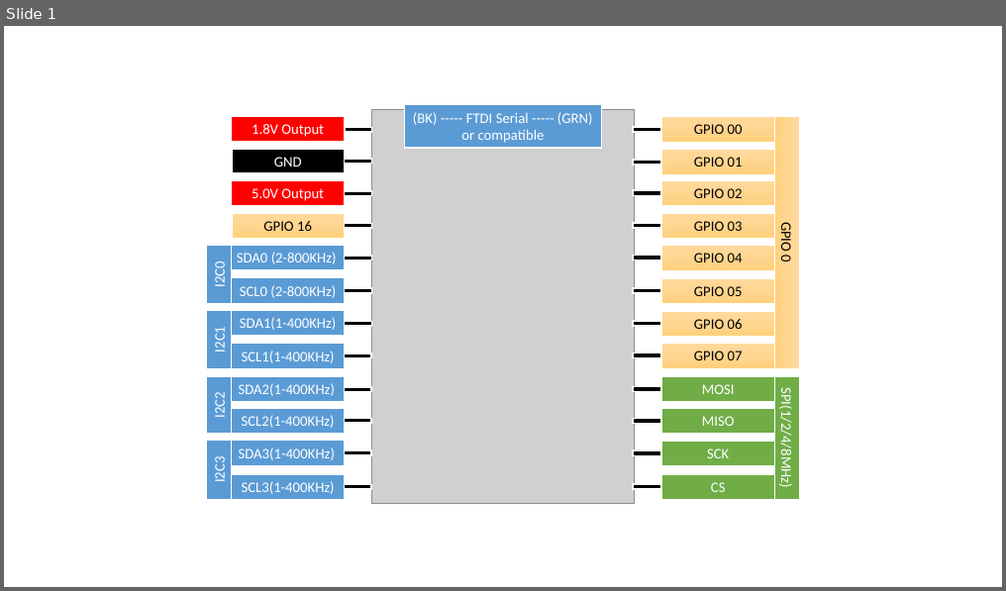
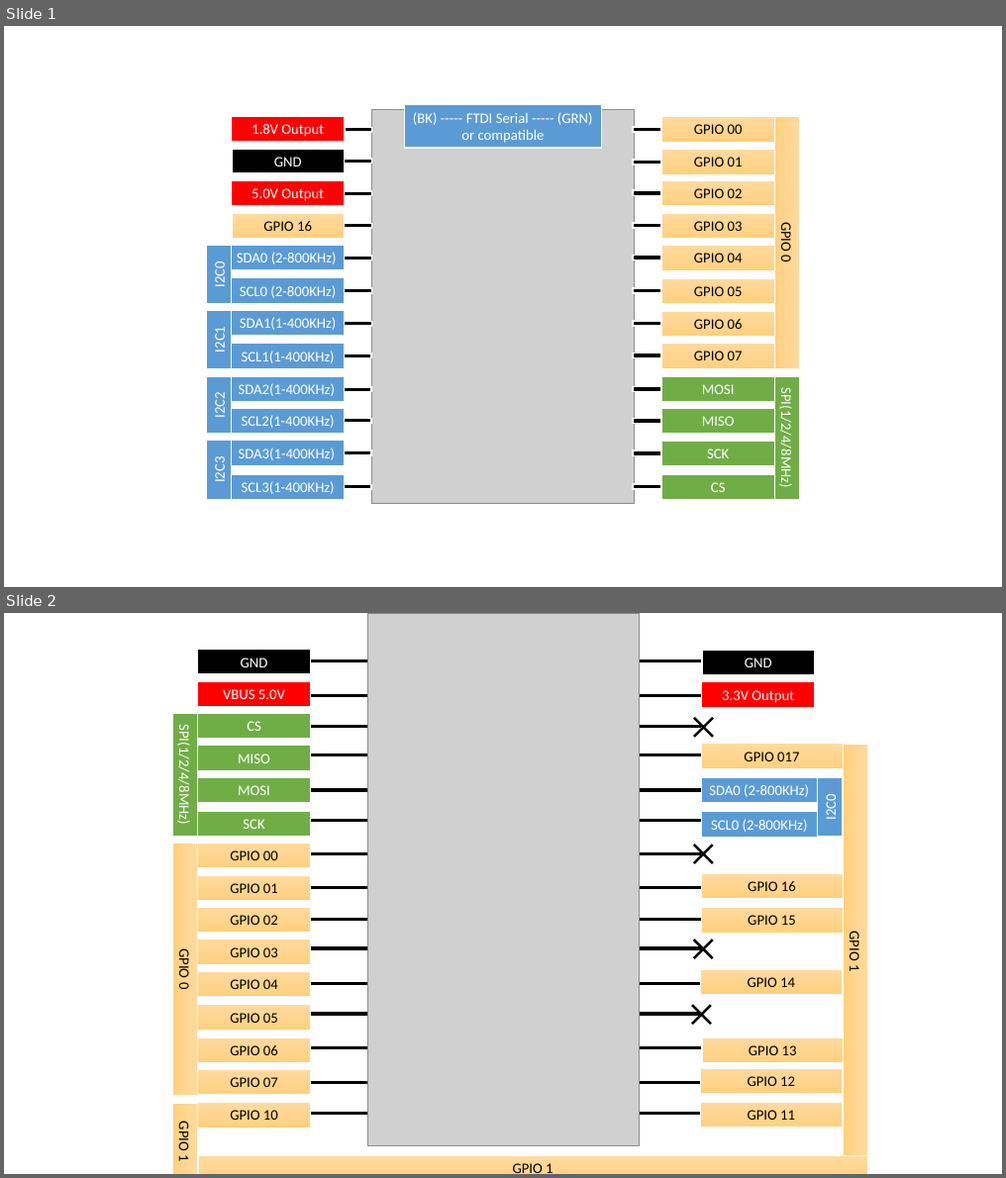
Before and after one commit to K4zuki/tinyI2C, a slide deck: PinOut.pptx. Shown one above the other, each under a label of ours: slide 1 before the commit, slides 1 and 2 after it. The pictures are 1006x591 and 1006x1178 pixels, drawn with LibreOffice and Linux fonts; fonts in the diff are those of the drawing; grey boxes stand for pictures. Boxes give left, top, right and bottom in pixels: in the first picture for what was removed or moved away, otherwise in the second. Text is boxed around its words. In the diff, an @@ line names an element or a change of style, - is before the commit and + after.

Commit message:
[ DOC ] update pinout design slides

```diff
--- a/PinOut.pptx
+++ b/PinOut.pptx
@@ slide 2 added at (4,613,1002,1174), background #FFFFFF @@
@@ group added at (171,613,868,1174): 32 rectangles, 15 lines, 4 pluses, 1 picture @@
+GPIO 10
+GPIO 017
+SDA0 (2-800KHz)
+SCL0 (2-800KHz)
+I2C0
+CS
+MISO
+MOSI
+SCK
+SPI(1/2/4/8MHz)
+GPIO 00
+GPIO 01
+GPIO 02
+GPIO 03
+GPIO 04
+GPIO 05
+GPIO 06
+GPIO 07
+GPIO 0
+GPIO 16
+GPIO 15
+GPIO 14
+GPIO 13
+GPIO 12
+GPIO 11
+VBUS 5.0V
+GND
+3.3V Output
+GND
+GPIO 1
+GPIO 1
+GPIO 1
```
